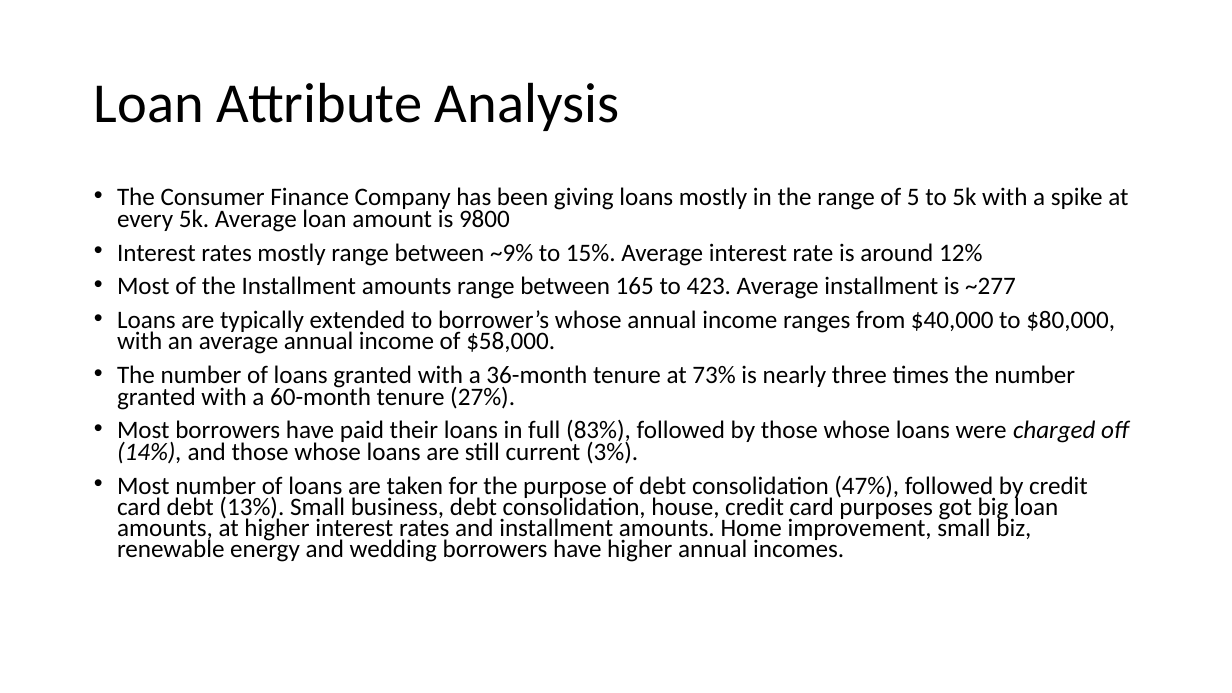
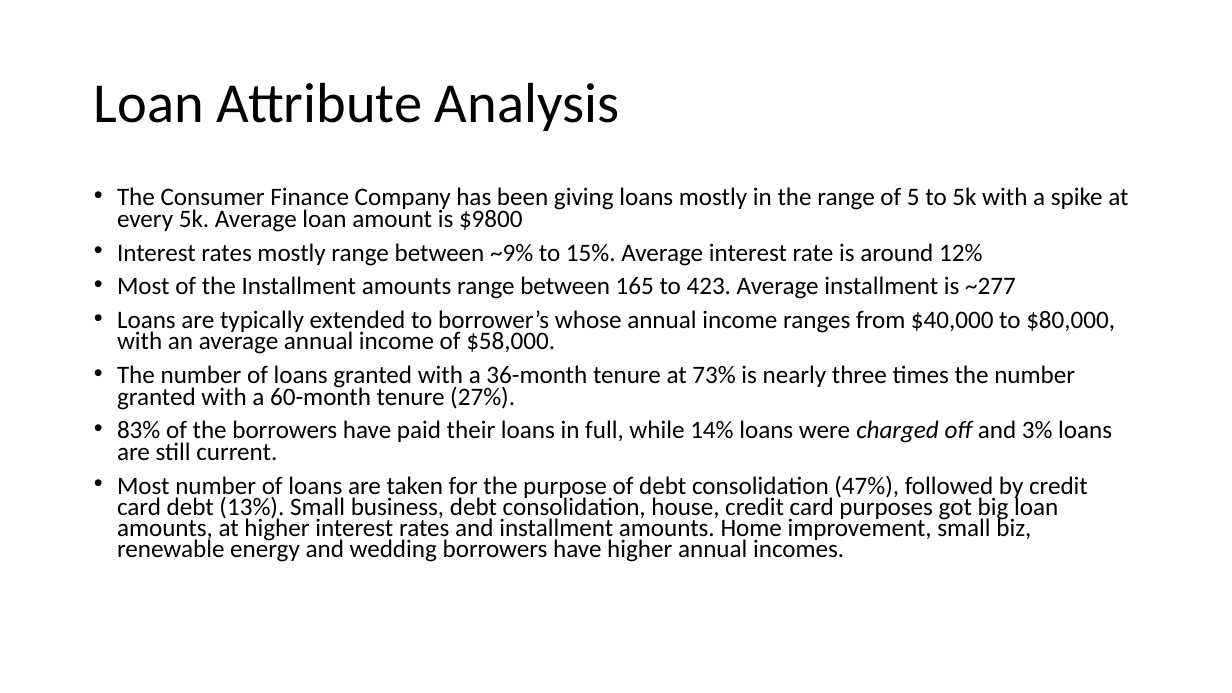
Before and after one commit to sivavaddadi/LendingClubCaseStudy, a slide deck: slide 4 of Lending_Club_Case_Study.pptx. Drawn at 1232x693 pixels with LibreOffice and Linux fonts; fonts in the diff are those of the drawing. Boxes give left, top, right and bottom in pixels: in the first picture for what was removed or moved away, otherwise in the second. Text is boxed around its words. In the diff, an @@ line names an element or a change of style, - is before the commit and + after.

Commit message:
updated analysis report

```diff
--- a/Lending_Club_Case_Study.pptx
+++ b/Lending_Club_Case_Study.pptx
@@ text at box(117, 187, 1128, 232): text changed @@
-• The Consumer Finance Company has been giving loans mostly in the range of 5 to 5k with a spike at every 5k. Average loan amount is 9800
+• The Consumer Finance Company has been giving loans mostly in the range of 5 to 5k with a spike at every 5k. Average loan amount is $9800
@@ text at box(117, 420, 1112, 461): text changed @@
-• Most borrowers have paid their loans in full (83%), followed by those whose loans were charged off (14%), and those whose loans are still current (3%).
+• 83% of the borrowers have paid their loans in full, while 14% loans were charged off and 3% loans are still current.
```
Also in this commit, not shown: 3 other slides changed.
